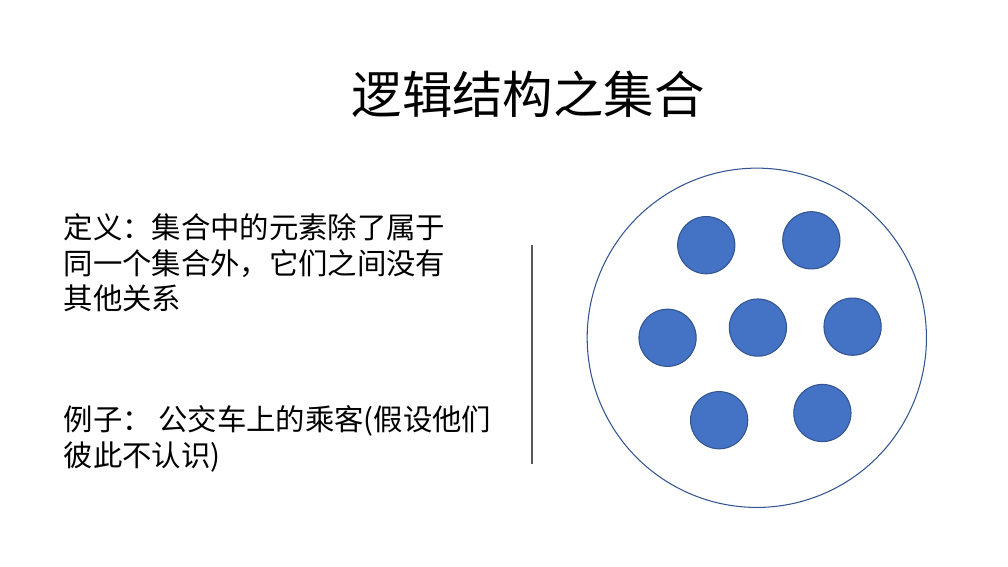
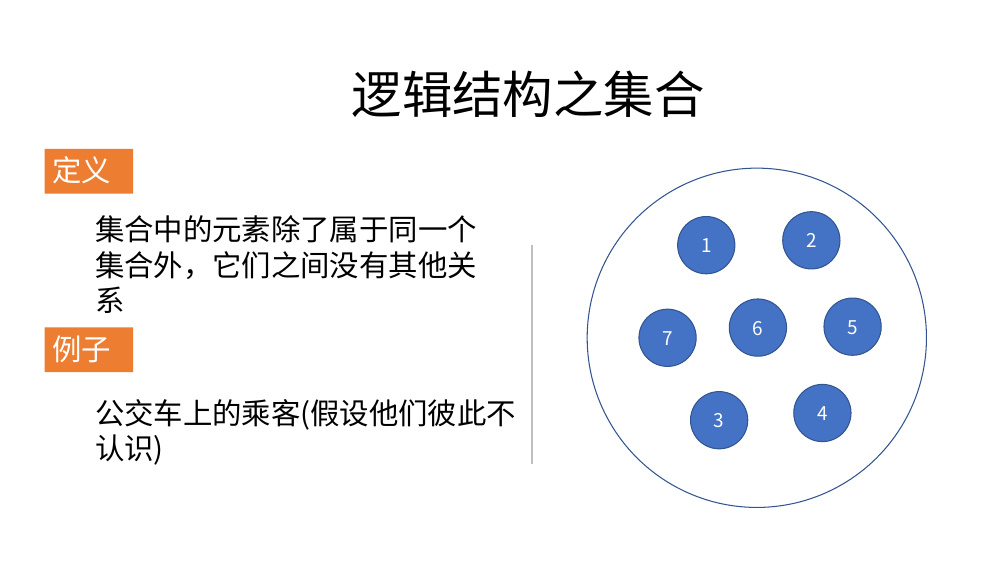
Before and after one commit to zjyesir/hmc_data_structure, a slide deck: slide 11 of 1绪论.pptx. Drawn at 1008x567 pixels with LibreOffice and Linux fonts; fonts in the diff are those of the drawing; background and template pictures are left out. Boxes give left, top, right and bottom in pixels: in the first picture for what was removed or moved away, otherwise in the second. Text is boxed around its words. In the diff, an @@ line names an element or a change of style, - is before the commit and + after.

Commit message:
1.绪论写完 2.改了一写结构布局，比如，定义和例子用橙色方块标注，并每张ppt里他们的位置都是一样的

```diff
--- a/1绪论.pptx
+++ b/1绪论.pptx
@@ rectangle added at [45, 149, 133, 194], fill #ED7D31, 28 pt, text #FFFFFF @@
+定义
@@ text at [95, 215, 477, 313]: text changed @@
-定义：集合中的元素除了属于同一个集合外，它们之间没有其他关系
+集合中的元素除了属于同一个集合外，它们之间没有其他关系
@@ text in ellipse at [701, 238, 711, 252]: text added @@
+1
@@ text in ellipse at [806, 233, 816, 247]: text added @@
+2
@@ line (532, 245) - (532, 464): stroke #595959 2 pt to #BFBFBF 2 pt @@
@@ rectangle added at [45, 327, 133, 372], fill #ED7D31, 28 pt, text #FFFFFF @@
+例子
@@ text in ellipse at [753, 321, 763, 335]: text added @@
+6
@@ text in ellipse at [847, 320, 857, 334]: text added @@
+5
@@ text in ellipse at [662, 331, 672, 345]: text added @@
+7
@@ text at [95, 399, 516, 465]: text changed @@
-例子： 公交车上的乘客(假设他们彼此不认识)
+公交车上的乘客(假设他们彼此不认识)
@@ text in ellipse at [714, 413, 724, 427]: text added @@
+3
@@ text in ellipse at [817, 406, 827, 420]: text added @@
+4
```
Also in this commit, not shown: 10 other slides changed, 6 slides added, 4 slides removed, 3 other files.
